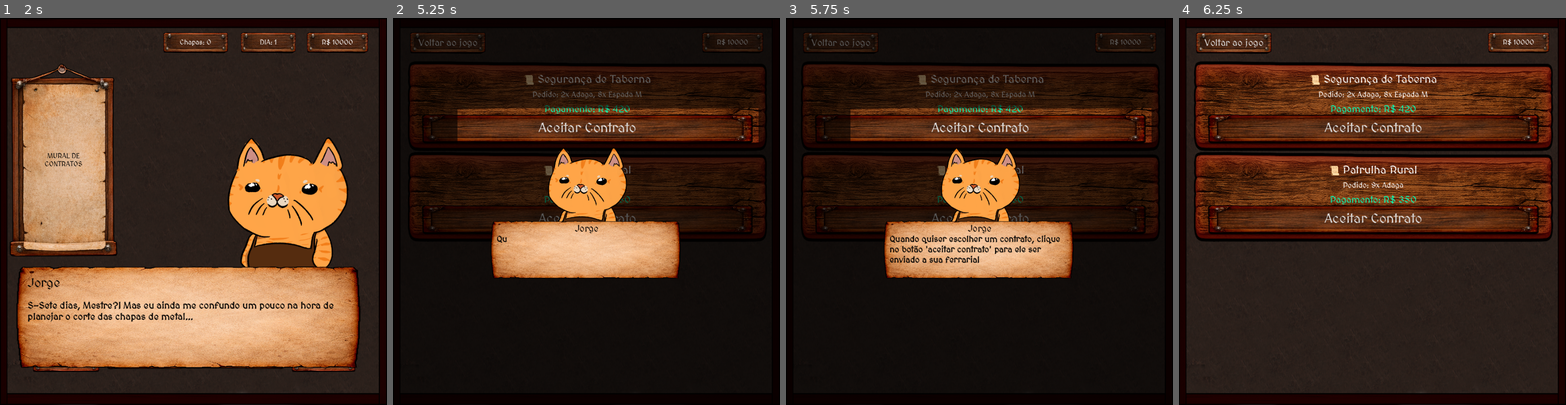
Above: before the commit, frames 1-4 (left to right).
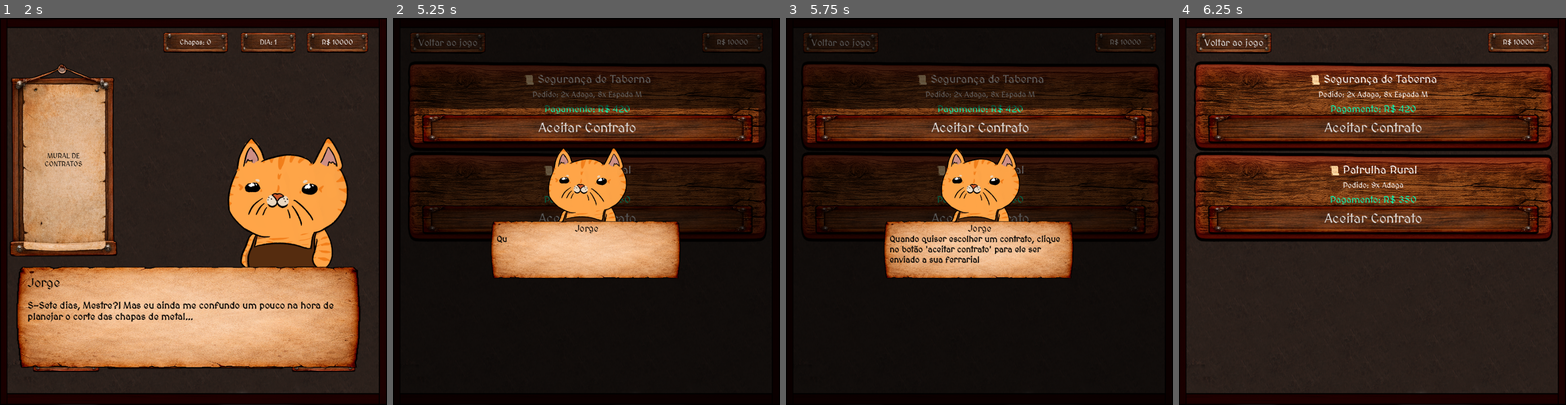
Above: after the commit, the same moments.

Repository: VitaumOS/Jogo_IC-Godot
Game: Godot game, scene res://scene/Telainicial.tscn
Same seed, same stepped clock (60 frames per second), same inputs: the game is played once before the commit and once after it.
Inputs (mouse positions are in pixels of both pictures, inside the frame that each line leads up to):
- Up to frame 1 (2 s): click "Iniciar Jogo" at 0.5 s; tap Enter (ui_accept) at 1.25, 1.52 s; move the mouse to (174, 288) at 1.27 s; click (174, 288) at 1.42 s
- Up to frame 2 (5.25 s): tap Enter (ui_accept) at 2, 2.27, 2.75, 3.5, 3.77, 4.52, 5 s; move the mouse to (702, 269) at 2.02 s; click (702, 269) at 2.17 s; move the mouse to (470, 153) at 2.77 s; click (470, 153) at 2.92 s; move the mouse to (605, 211) at 3.52 s; click (605, 211) at 3.67 s; tap O at 4.25 s; move the mouse to (528, 114) at 4.27 s; click (528, 114) at 4.42 s; move the mouse to (671, 192) at 5.02 s; click (671, 192) at 5.17 s
- Up to frame 3 (5.75 s): tap Enter (ui_accept) at 5.27 s
- Up to frame 4 (6.25 s): move the mouse to (1295, 230) at 5.77 s; click (1295, 230) at 5.92 s

Frame 1 is identical in both runs. In frame 2, 0.9% of the frame differs, in the area x 5-17%, y 23-33%; in frame 3, 0.9%; in frame 4, nothing differs.

Commit message:
atualizações

Diff:
--- a/data_json/dialogos.json
+++ b/data_json/dialogos.json
@@ -12,7 +12,7 @@
     },
     {
       "nome": "Mestre Gato",
-      "texto": "Não tema. Sei que você vai conseguir. Mas lembre-se: nem tudo a gente consegue resolver de cabeça",
+      "texto": "Não tema. Sei que você vai conseguir. Mas lembre-se: nem tudo a gente consegue resolver de cabeça.",
       "retrato": "res://Sprite/gatinhos/Ferreiro.png"
     },
     {
@@ -45,12 +45,12 @@
     {
       "nome": "Jorge",
       "retrato": "res://Sprite/gatinhos/NekoJorge.png",
-      "texto": "Bem-vindo à [b]Loja de Padrões[/b]! Aqui você usa seu dinheiro para liberar novas combinações de corte. Quanto mais padrões você tiver, mais fácil será combinar as peças para reduzir o desperdício!"
-    },
-    {
-      "nome": "Jorge",
-      "retrato": "res://Sprite/gatinhos/NekoJorge.png",
-      "texto": "Você comprar qualquer padrão de corte disponível e também chapas para atender os contratos!"
+      "texto": "Bem-vindo à [b]Loja[/b]! Aqui você usa seu dinheiro para liberar novas combinações de corte. Quanto mais padrões você tiver, mais fácil será combinar as peças para reduzir o desperdício!"
+    },
+    {
+      "nome": "Jorge",
+      "retrato": "res://Sprite/gatinhos/NekoJorge.png",
+      "texto": "Você pode comprar qualquer padrão de corte disponível e também chapas para atender os contratos!"
     }
   ],
 
@@ -67,8 +67,8 @@
       "retrato": "res://Sprite/gatinhos/NekoJorge.png",
       "texto": "Quando quiser escolher um contrato, clique no botão 'aceitar contrato' para ele ser enviado a sua ferraria!",
       "coordenada": [450, 330],
-      "foco_pos": [500, 250],
-      "foco_tamanho": [700, 80]
+      "foco_pos": [450, 250],
+      "foco_tamanho": [800, 80]
     }
   ],
 
@@ -79,16 +79,16 @@
       "nome": "Jorge",
       "retrato": "res://Sprite/gatinhos/NekoJorge.png",
       "coordenada": [615, 450],
-      "foco_pos": [40, 650],
-      "foco_tamanho": [300, 50],
+      "foco_pos": [80, 700],
+      "foco_tamanho": [250, 40],
       "texto": "Preste atenção! Aquela barra [b]Vermelha[/b] ali embaixo apareceu. Isso significa [b]Desperdício[/b]! "
     },
     {
       "nome": "Jorge",
       "retrato": "res://Sprite/gatinhos/NekoJorge.png",
       "coordenada": [615, 450],
-      "foco_pos": [40, 650],
-      "foco_tamanho": [300, 50],
+      "foco_pos": [80, 700],
+      "foco_tamanho": [250, 40],
       "texto": "Você cortou mais peças do que o cliente pediu. Cada pedaço que sobra é dinheiro jogado no lixo!"
     },
     {
@@ -146,7 +146,7 @@
   "3": [
     {
       "nome": "Jorge",
-      "texto": "Os pedidos estão aumentando! A Guarda Real enviou um contrato complexo combinando Adagas, Espadas e Machados...",
+      "texto": "Os pedidos estão aumentando! A Guarda Real enviou vários contratos com muitas armas!",
       "retrato": "res://Sprite/gatinhos/NekoJorge.png"
     },
     {
@@ -193,7 +193,7 @@
   "treinamento_modelagem": [
     {
       "nome": "Mestre Gato",
-      "texto": "Seguinte, Jorge. Irei te treinar nesse negócio de Modelagem Matemática",
+      "texto": "Seguinte, Jorge. Irei te treinar nesse negócio de Modelagem Matemática.",
       "retrato": "res://Sprite/gatinhos/Ferreiro.png"
     },
 
@@ -207,26 +207,32 @@
       "nome": "Mestre Gato",
       "texto": "Isso que você tá vendo aqui é uma modelagem matemática pro problema do corte. ",
       "retrato": "res://Sprite/gatinhos/Ferreiro.png",
-      "coordenada": [450, 300]
+      "coordenada": [450, 300],
+      "foco_pos": [300, 50],
+      "foco_tamanho": [500, 300]
     },
 
     {
       "nome": "Mestre Gato",
       "texto": "A parte de cima te fala que queremos o menor valor possível de cortes.",
       "retrato": "res://Sprite/gatinhos/Ferreiro.png",
-      "coordenada": [450, 300]
+      "coordenada": [450, 300],
+      "foco_pos": [300, 50],
+      "foco_tamanho": [500, 300]
     },
 
 		{
       "nome": "Mestre Gato",
       "texto": "A parte debaixo te fala as restrições do problem, até porque se quisessemos o mínimo mesmo, era só colocar 0 para todos os cortes (risada)",
       "retrato": "res://Sprite/gatinhos/Ferreiro.png",
-      "coordenada": [450, 300]
-    },
-
-		{
-      "nome": "Mestre Gato",
-      "texto": "Ahem, enfim! As restrições são, para esse problema, a demanda dos contratos que você estava atendendo",
+      "coordenada": [450, 300],
+      "foco_pos": [300, 50],
+      "foco_tamanho": [500, 300]
+    },
+
+		{
+      "nome": "Mestre Gato",
+      "texto": "Ahem, enfim! As restrições são, para esse problema, a demanda dos contratos que você estava atendendo.",
       "retrato": "res://Sprite/gatinhos/Ferreiro.png"
     },
 
--- a/pulp_solution.json
+++ b/pulp_solution.json
@@ -1,7 +1,10 @@
 {
     "status": "Optimal",
-    "chapas_usadas": 1,
+    "chapas_usadas": 7,
     "plano_corte": {
-        "Padrao_1": 1
+        "Padrao_1": 3,
+        "Padrao_4": 1,
+        "Padrao_6": 2,
+        "Padrao_8": 1
     }
 }
--- a/script/Main.gd
+++ b/script/Main.gd
@@ -61,7 +61,6 @@
 
 			var label_progresso = Label.new()
 			label_progresso.name = "TextoProgresso"
-			label_progresso.text = "0/%d" % qtd_necessaria
 
 			linha_meta.add_child(icone)
 			linha_meta.add_child(label_progresso)
@@ -75,19 +74,15 @@
 
 	for i in demanda.size():
 		var peca_info = Global.pecas_disponiveis[i]
-
 		var linha_desperdicio = HBoxContainer.new()
 		linha_desperdicio.name = "LinhaDesperdicio_" + str(i)
 		linha_desperdicio.set_meta("tipo_id", i)
 		linha_desperdicio.visible = false
 
-		var icone_perda = _criar_icone_arma(peca_info, i)
-
 		var label_perda = Label.new()
 		label_perda.name = "TextoPerda"
-		label_perda.text = " x0"
-
-		linha_desperdicio.add_child(icone_perda)
+
+		linha_desperdicio.add_child(_criar_icone_arma(peca_info, i))
 		linha_desperdicio.add_child(label_perda)
 		linha_desperdicio.modulate = Color(0.9, 0.2, 0.2, 1.0)
 
